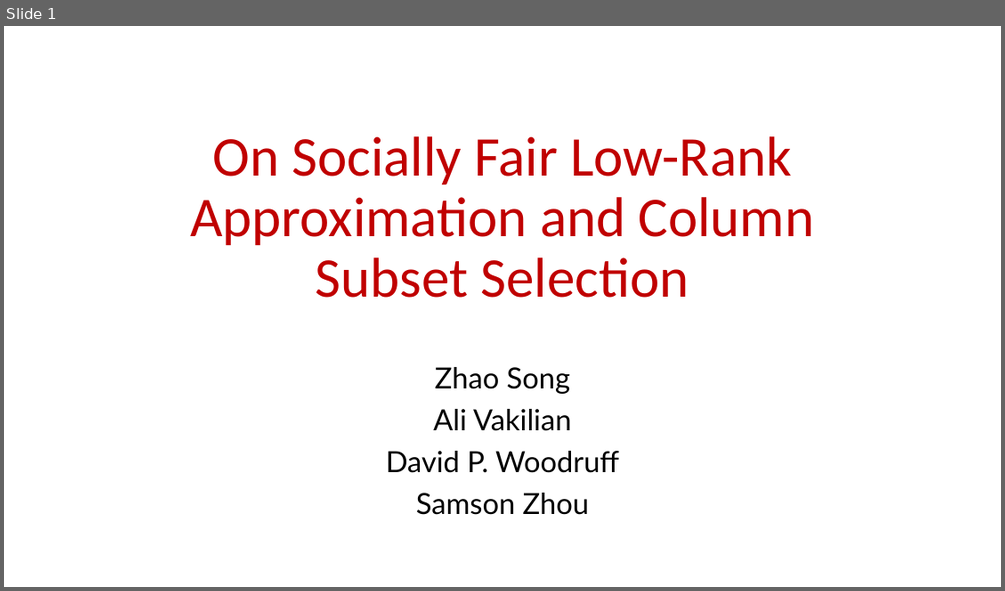
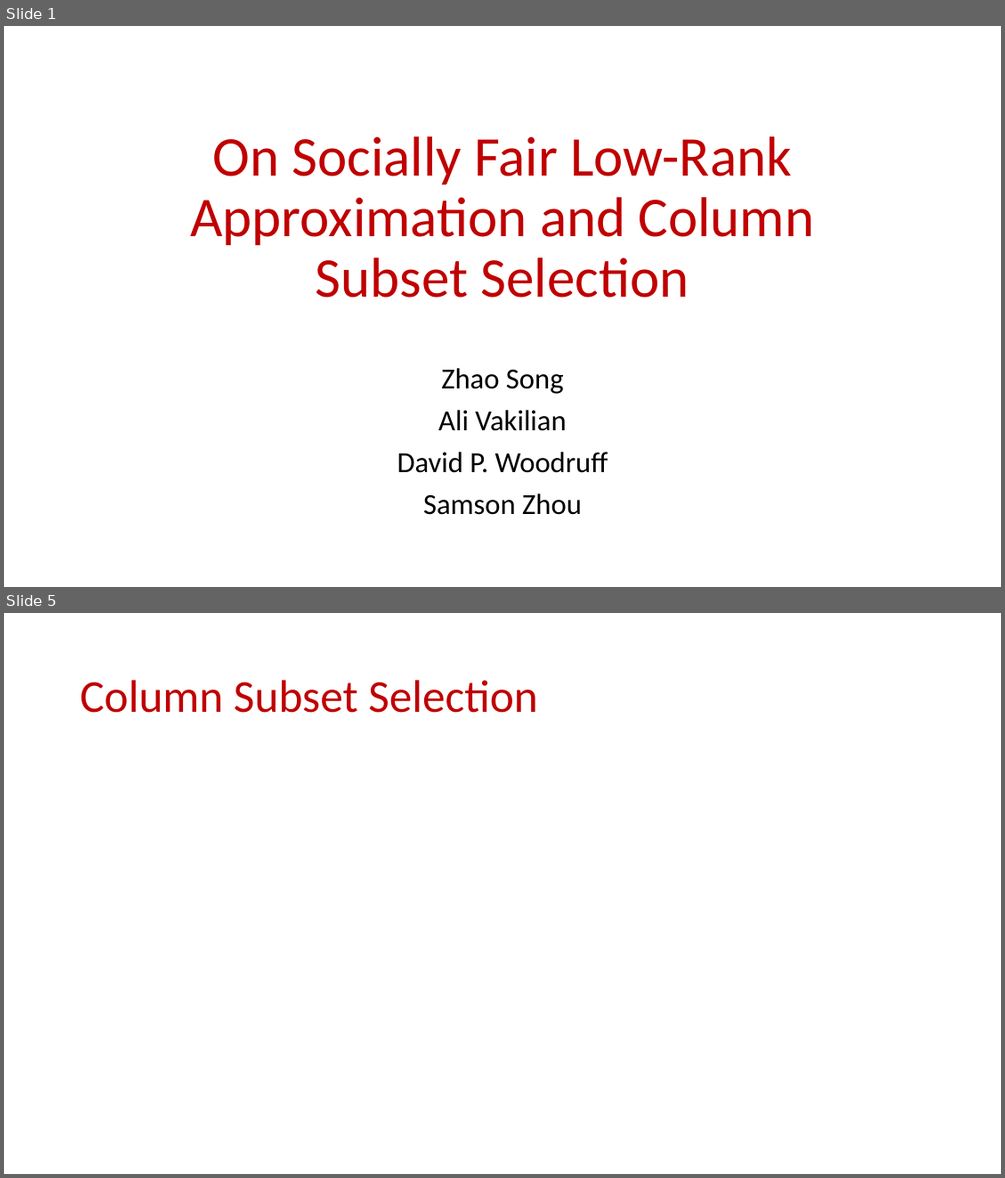
Before and after one commit to samsonzhou/samsonzhou.github.io, a slide deck: other-talks/On Socially Fair Low-Rank Approximation and Column Subset.pptx. Shown one above the other, each under a label of ours: slide 1 before the commit, slides 1 and 5 after it; the slides between them are not shown. The pictures are 1005x591 and 1005x1178 pixels, drawn with LibreOffice and Linux fonts; fonts in the diff are those of the drawing; grey boxes stand for pictures. Boxes give left, top, right and bottom in pixels: in the first picture for what was removed or moved away, otherwise in the second. Text is boxed around its words. In the diff, an @@ line names an element or a change of style, - is before the commit and + after.

```diff
--- a/other-talks/On Socially Fair Low-Rank Approximation and Column Subset.pptx
+++ b/other-talks/On Socially Fair Low-Rank Approximation and Column Subset.pptx
@@ slide 5 added at (4, 613, 1001, 1174), background #FFFFFF @@
@@ title added at (80, 680, 538, 713), 44 pt, text #C00000 @@
+Column Subset Selection
@@ slide 1 changed as well @@
@@ subtitle "Zhao Song" at (397, 368, 608, 515): font Lato to Calibri @@
```
Also in this commit, not shown: 7 other slides added, 1 slide removed.
